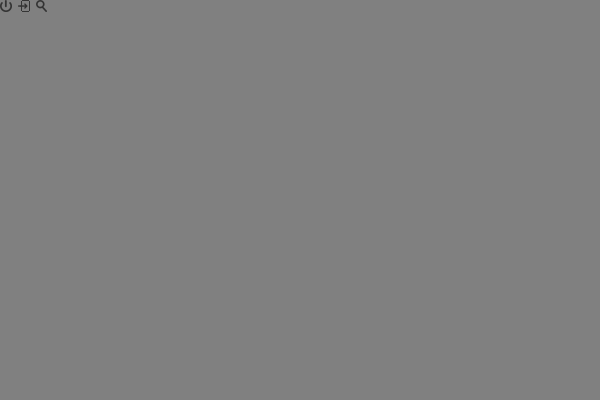
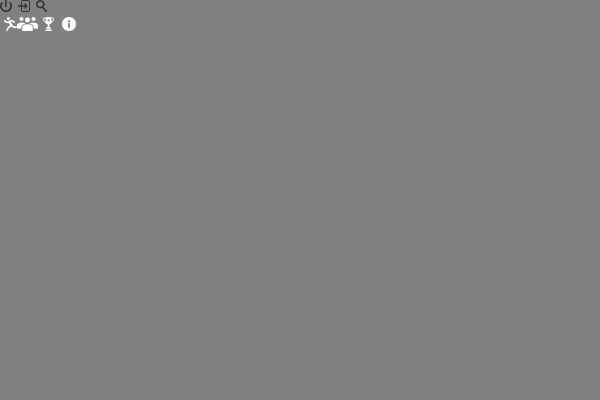
Layers edited between the first and the second w=600, h=400 image:
added layer "contest info" above "site info" over [4, 17, 17, 31]
added layer "site info" above "group" over [62, 17, 76, 31]
added layer "group" above "rank" over [17, 17, 38, 31]
added layer "rank" above "login" over [43, 17, 54, 31]
hid "레이어 1", painted on it over [4, 17, 76, 31]
